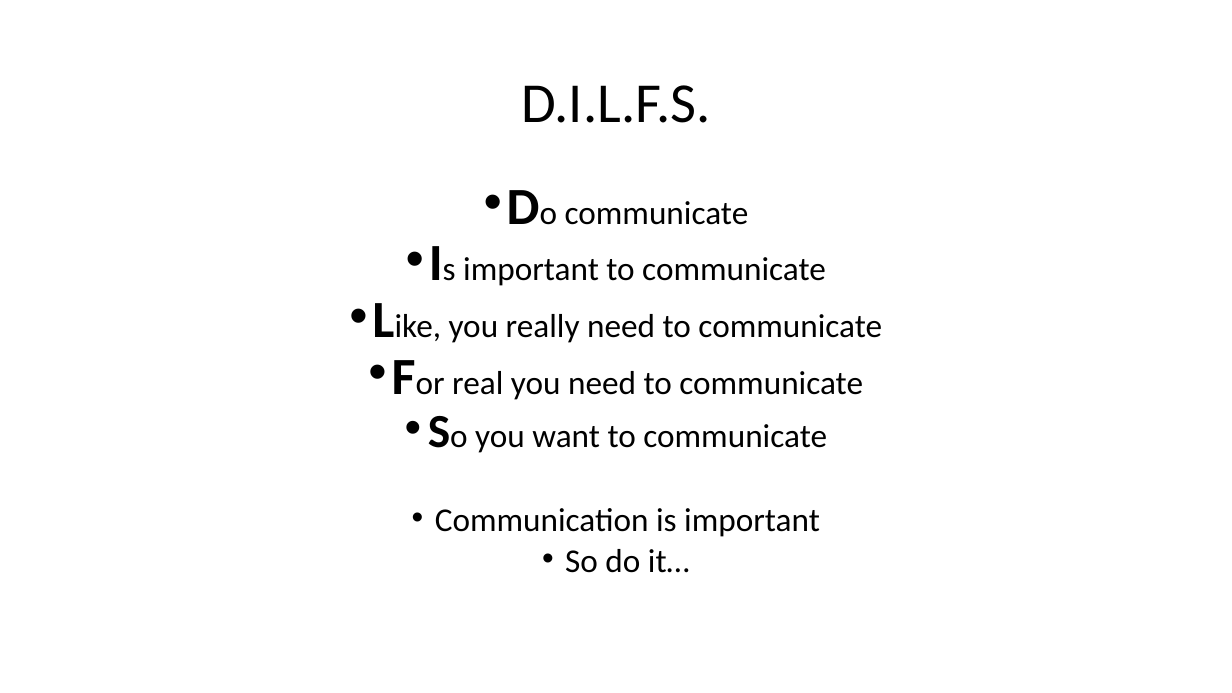
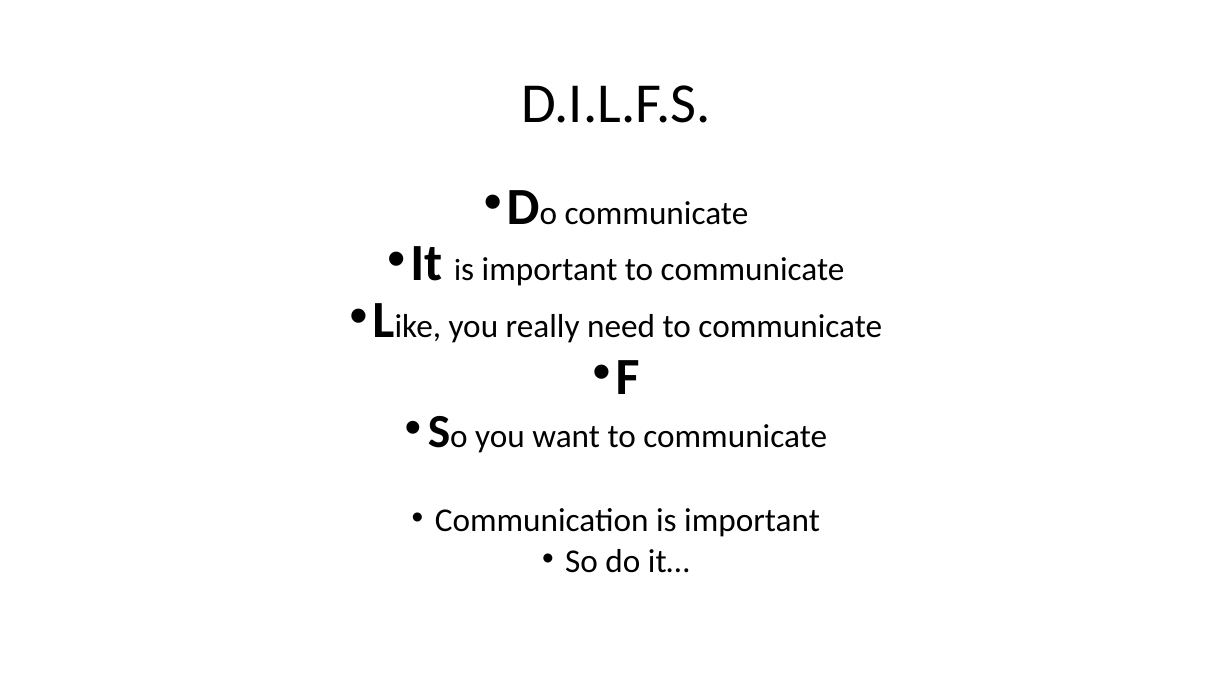
Before and after one commit to csmith1188/docpacs2122, a slide deck: slide 2 of docpac_mar18/Presentation.pptx. Drawn at 1232x693 pixels with LibreOffice and Linux fonts; fonts in the diff are those of the drawing. Boxes give left, top, right and bottom in pixels: in the first picture for what was removed or moved away, otherwise in the second. Text is boxed around its words. In the diff, an @@ line names an element or a change of style, - is before the commit and + after.

```diff
--- a/docpac_mar18/Presentation.pptx
+++ b/docpac_mar18/Presentation.pptx
@@ text at box(410, 246, 845, 286): text changed @@
-• Is important to communicate
+• It is important to communicate
@@ text at box(616, 360, 640, 394): text changed; size 25.9 to 40.7 pt; bold on @@
-• For real you need to communicate
+• F
```
Also in this commit, not shown: 2 other slides changed, 4 slides added.
